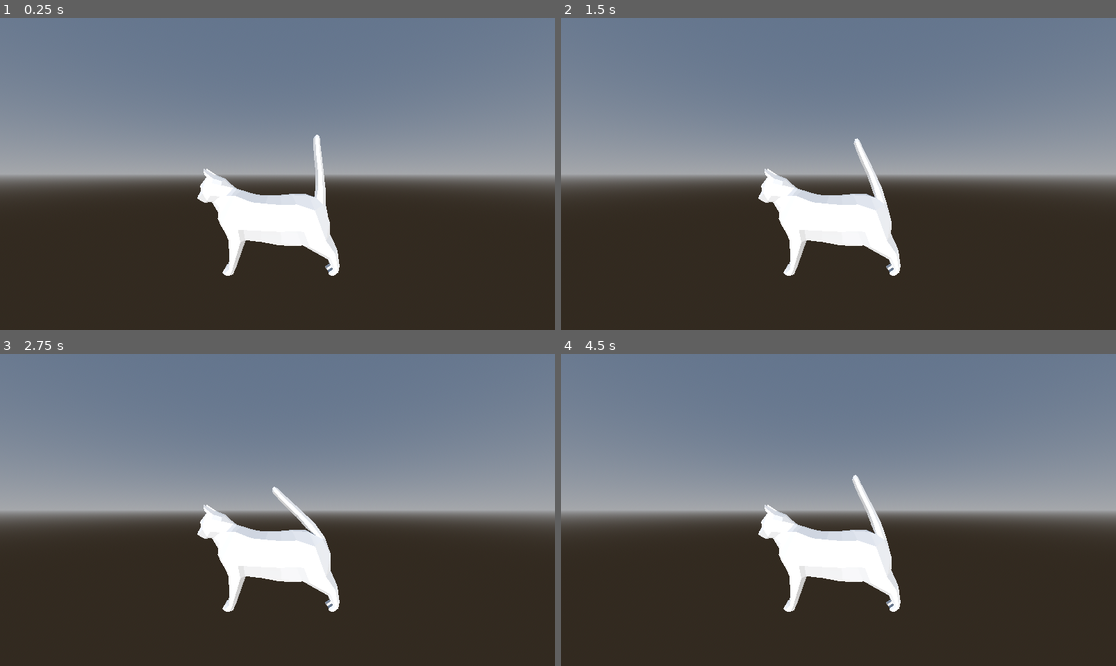
Above: before the commit, frames 1-4 (two rows, left to right).
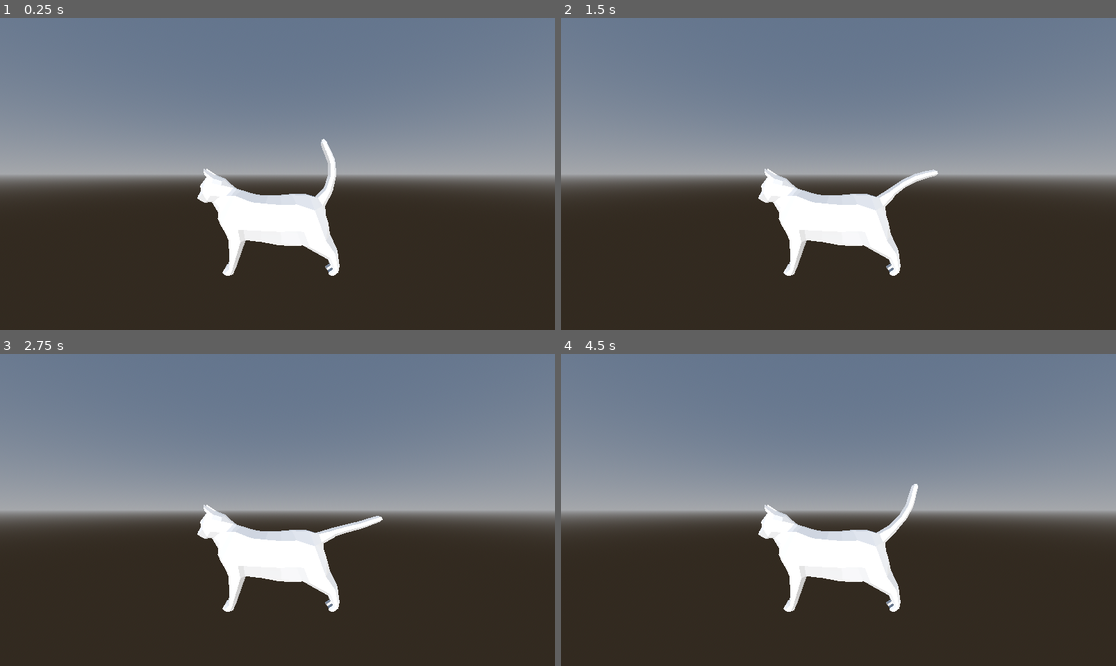
Above: after the commit, the same moments.

Repository: Aszanat/animation
Game: Godot game, scene res://world.tscn
The game is run twice, just before and just after one commit, with the same random seed, the same clock (stepped at 60 frames per second) and the same inputs.
Inputs:
- Up to frame 1 (0.25 s): no input
- Up to frame 2 (1.5 s): no input
- Up to frame 3 (2.75 s): no input
- Up to frame 4 (4.5 s): no input

The runs differ from the first frame. In frame 1, 0.6% of the frame differs, in the area x 55-61%, y 37-73%; in frame 2, 0.6%; in frame 3, 0.7%, in the area x 49-69%, y 42-73%; in frame 4, 0.6%.

Commit message:
Extend the joint movement mechanism to any joint and add more joint parameters

Diff:
--- a/project.godot
+++ b/project.godot
@@ -12,7 +12,7 @@
 
 config/name="animation"
 run/main_scene="uid://5xvfwm58ty7l"
-config/features=PackedStringArray("4.6", "Forward Plus")
+config/features=PackedStringArray("4.7", "Forward Plus")
 config/icon="res://icon.svg"
 
 [dotnet]
--- a/skeleton_3d.gd
+++ b/skeleton_3d.gd
@@ -1,26 +1,69 @@
 extends Skeleton3D
 
+
+class AnimJoint:
+	# set automatically
+	var cycle_moment: float
+	var index: int
+
+	# initiators
+	var cycle_start_moment: float
+	var rotation_zero_angle_offset: float # in radians. Horrible.
+	var cycle_angle_range_multiplier: float
+	var axis: Vector3
+
+	func init(
+		cycle_start_moment: float,
+		rotation_zero_angle_offset: float,
+		cycle_angle_range_multiplier: float,
+		axis: Vector3):
+			self.cycle_start_moment = cycle_start_moment
+			self.rotation_zero_angle_offset = rotation_zero_angle_offset
+			self.cycle_angle_range_multiplier = cycle_angle_range_multiplier
+			self.axis = axis
+			return self
+
+var bone_map: Dictionary = {
+	"Tail": AnimJoint.new().init(0.5, -2, 0.75, Vector3(1, 0, 0)),
+	"Tail.1": AnimJoint.new().init(0.45, 0.5, 0.7, Vector3(1, 0, 0)),
+	"Tail.2": AnimJoint.new().init(0.4, 0.5, 0.65, Vector3(1, 0, 0)),
+	"Tail.3": AnimJoint.new().init(0.35, 0.5, 0.6, Vector3(1, 0, 0)),
+	"Tail.4": AnimJoint.new().init(0.3, 0.5, 0.55, Vector3(1, 0, 0)),
+
+}
+
 var cycle_duration: float = 2 # seconds
-var cycle_moment: float
 
 
 func _ready():
-    cycle_moment = 0
+	for bone in bone_map:
+		print(bone)
+		print(bone_map[bone])
+		bone_map[bone].cycle_moment = cycle_duration * bone_map[bone].cycle_start_moment
+		bone_map[bone].index = self.find_bone(bone)
+		var current_rotation: Quaternion = self.get_bone_pose_rotation(bone_map[bone].index)
+		self.set_bone_pose_rotation(bone_map[bone].index, current_rotation + Quaternion(bone_map[bone].axis, bone_map[bone].rotation_zero_angle_offset))
 
-func rotate_bone(bone_idx: int, delta: float, axis: Vector3 = Vector3(1, 0, 0)):
-    # cycle_moment is in seconds, runs from 0 to duration
-    var current_rotation: Quaternion = self.get_bone_pose_rotation(bone_idx)
-    var rotation_angle: float = sin((cycle_moment / cycle_duration) * TAU) * PI * delta / cycle_duration # in radians
-    print(rotation_angle)
-    var new_rotation: Quaternion = current_rotation * Quaternion(axis, rotation_angle)
-    self.set_bone_pose_rotation(bone_idx, new_rotation)
-    return
+
+func rotate_bone(joint: AnimJoint,delta: float):
+	var bone_idx: float = joint.index
+	var cycle_moment: float = joint.cycle_moment
+	var cycle_angle_range_multiplier: float = joint.cycle_angle_range_multiplier
+	var axis: Vector3 = joint.axis
+	# cycle_moment is in seconds, runs from 0 to duration
+	var current_rotation: Quaternion = self.get_bone_pose_rotation(bone_idx)
+	var rotation_angle: float = sin((cycle_moment  / cycle_duration) * TAU) * PI * delta / cycle_duration # in radians
+	print(rotation_angle) # you want some better method to calculate this SIMPLY
+	# the math will be the same, it's just a matter of easy understanding for this...
+	var new_rotation: Quaternion = current_rotation * Quaternion(axis, rotation_angle * cycle_angle_range_multiplier)
+	self.set_bone_pose_rotation(bone_idx, new_rotation)
+	return
 
 
 func _physics_process(delta: float):
-    var tail_idx: int = self.find_bone("Tail")
-    cycle_moment = (cycle_moment + delta)
-    if cycle_moment > cycle_duration:
-        cycle_moment = cycle_moment - cycle_duration
-    rotate_bone(tail_idx, delta)
-    # rotate_bone(0, delta, Vector3(1, 0, 0))
+	for bone in bone_map:
+		var cycle_moment = (bone_map[bone].cycle_moment + delta)
+		if cycle_moment > cycle_duration:
+			cycle_moment = cycle_moment - cycle_duration
+		bone_map[bone].cycle_moment = cycle_moment
+		rotate_bone(bone_map[bone], delta)
--- a/suflet_instance.tscn
+++ b/suflet_instance.tscn
@@ -1,11 +1,11 @@
 [gd_scene format=3 uid="uid://djf0bykhf1g83"]
 
 [ext_resource type="PackedScene" uid="uid://d26mx6wjx2cl6" path="res://Suflet.glb" id="1_1lex3"]
-[ext_resource type="Script" uid="uid://j65in6piwbcq" path="res://skeleton_3d.gd" id="2_25iio"]
+[ext_resource type="Script" uid="uid://bfky2tl3uy44m" path="res://skeleton_3d.gd" id="2_25iio"]
 
 [node name="Suflet" unique_id=722566062 instance=ExtResource("1_1lex3")]
 
-[node name="Skeleton3D" parent="Armature" parent_id_path=PackedInt32Array(1261272819) index="0" unique_id=1697148254]
+[node name="Skeleton3D" parent="Armature" parent_id_path=PackedInt32Array(1524659492) index="0" unique_id=1216078922]
 script = ExtResource("2_25iio")
 
 [node name="PhysicalBoneSimulator3D" type="PhysicalBoneSimulator3D" parent="Armature/Skeleton3D" index="1" unique_id=73026813]
Not shown, changed: Suflet.glb.import
